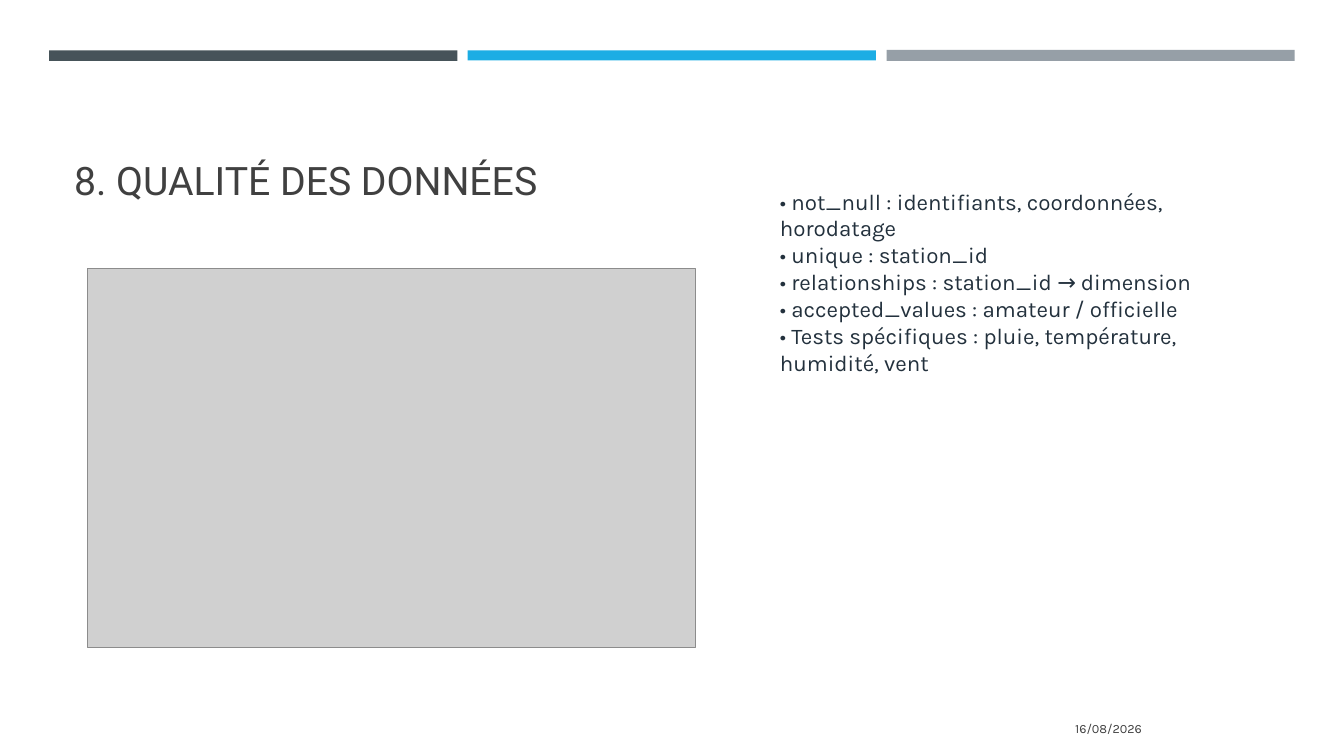
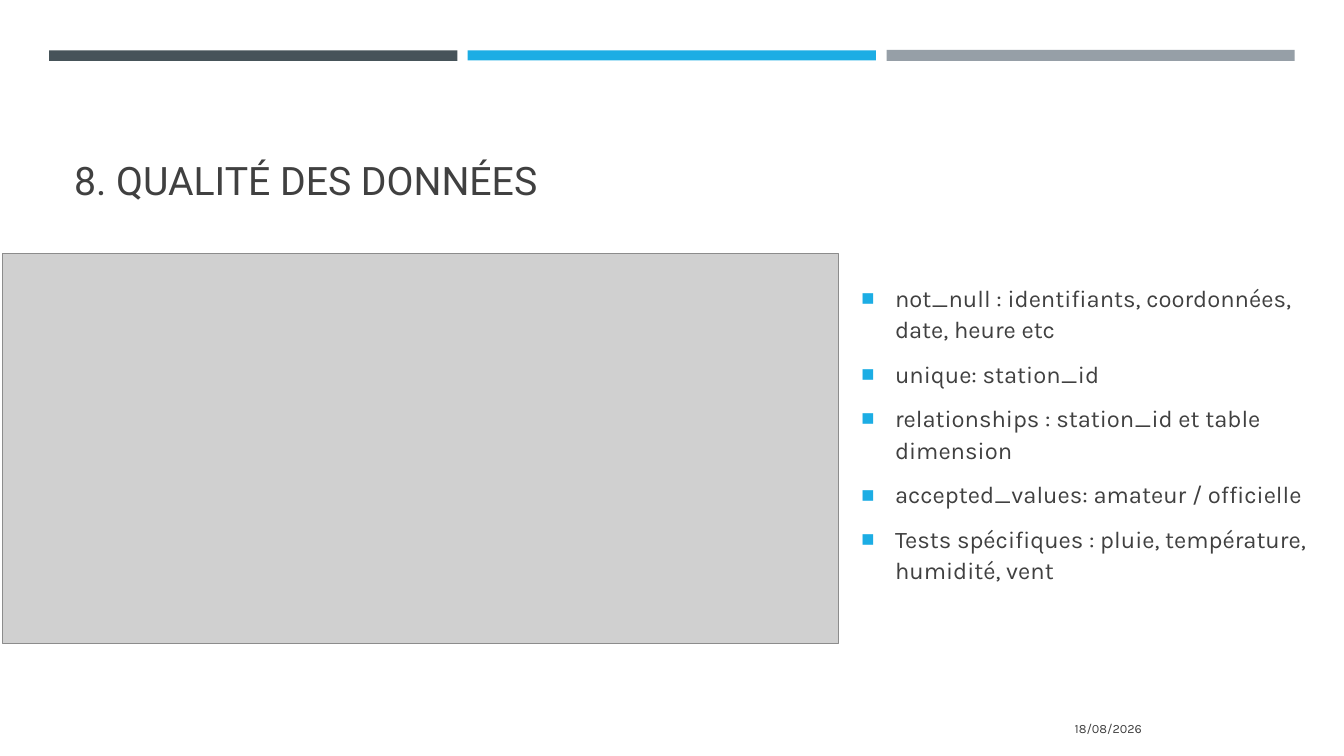
Before and after one commit to Sebules/Project_8_OpenClassrooms_Data_Engineer, a slide deck: slide 19 of ulesie_sebastien_2_presentation_082026.pptx (slide 10 before the commit). Drawn at 1344x756 pixels with LibreOffice and Linux fonts; fonts in the diff are those of the drawing; grey boxes stand for pictures. Boxes give left, top, right and bottom in pixels: in the first picture for what was removed or moved away, otherwise in the second. Text is boxed around its words. In the diff, an @@ line names an element or a change of style, - is before the commit and + after.

```diff
--- a/ulesie_sebastien_2_presentation_082026.pptx
+++ b/ulesie_sebastien_2_presentation_082026.pptx
@@ picture: place and size @@
-picture at box(88, 269, 696, 648)
+picture at box(3, 254, 839, 643)
@@ text "not_null : identifiants, coordonnées, date, ..." at box(895, 289, 1306, 582): vertical alignment top to middle @@
@@ text at box(895, 289, 1306, 582): text changed; size 16 to 17 pt; text colour #23313D to #404040 @@
-• not_null : identifiants, coordonnées, horodatage
-• unique : station_id
-• relationships : station_id → dimension
-• accepted_values : amateur / officielle
-• Tests spécifiques : pluie, température, humidité, vent
+■ not_null : identifiants, coordonnées, date, heure etc
+■ unique: station_id
+■ relationships : station_id et table dimension
+■ accepted_values: amateur / officielle
+■ Tests spécifiques : pluie, température, humidité, vent
@@ text at box(1075, 724, 1142, 734): text changed @@
-16/08/2026
+18/08/2026
```
Also in this commit, not shown: 10 other slides changed, 9 slides added, 3 slides removed.
